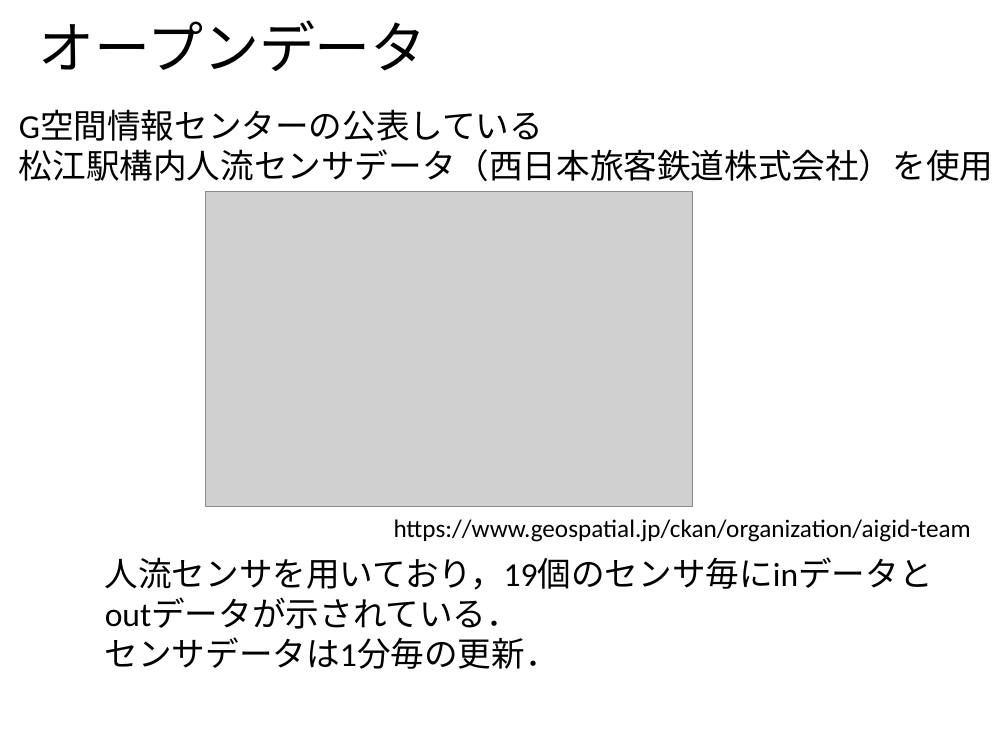
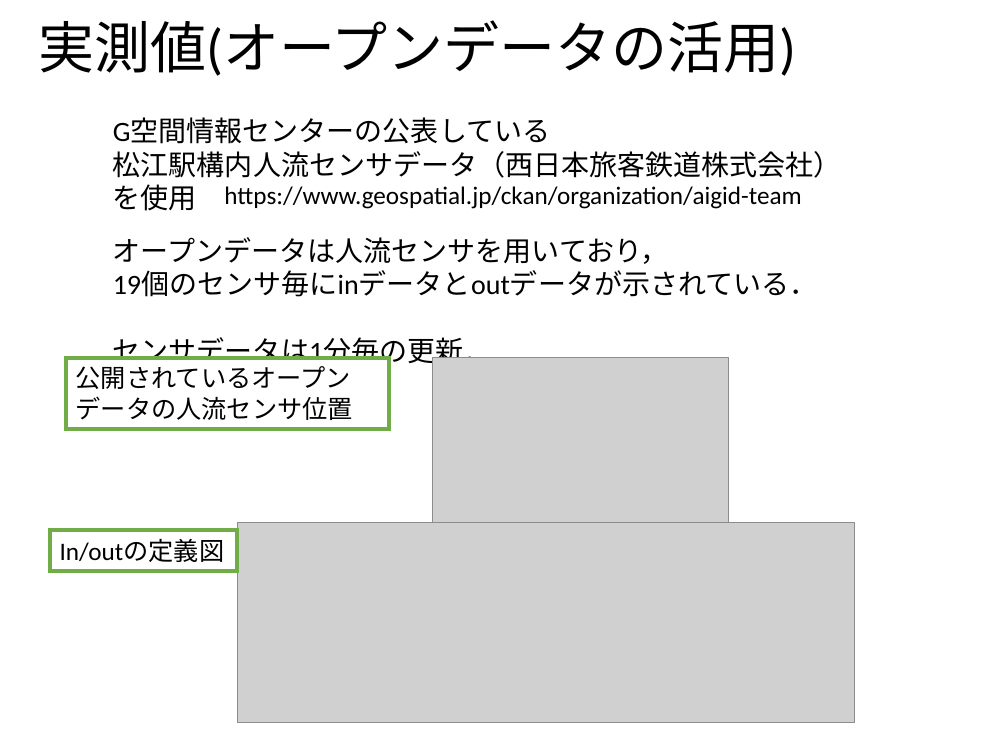
Before and after one commit to ao-megane/LplcOpenDataConverter, a slide deck: slide 9 of LplcOpenDataConverter/LplcOpenDataConverter/プレゼン/多地点カメラを用いた見守りサービスにおける第三者のプライバシデータ流出比の定量評価.pptx (slide 11 before the commit). Drawn at 1008x756 pixels with LibreOffice and Linux fonts; fonts in the diff are those of the drawing; grey boxes stand for pictures; background and template pictures are left out. Boxes give left, top, right and bottom in pixels: in the first picture for what was removed or moved away, otherwise in the second. Text is boxed around its words. In the diff, an @@ line names an element or a change of style, - is before the commit and + after.

```diff
--- a/LplcOpenDataConverter/LplcOpenDataConverter/プレゼン/多地点カメラを用いた見守りサービスにおける第三者のプライバシデータ流出比の定量評価.pptx
+++ b/LplcOpenDataConverter/LplcOpenDataConverter/プレゼン/多地点カメラを用いた見守りサービスにおける第三者のプライバシデータ流出比の定量評価.pptx
@@ title at <box>39,20,797,76</box>: text changed @@
-オープンデータ
+実測値(オープンデータの活用)
@@ text at <box>113,118,842,211</box>: text changed; size 24 to 20 pt @@
-G空間情報センターの公表している
-松江駅構内人流センサデータ（西日本旅客鉄道株式会社）を使用
+G空間情報センターの公表している
+松江駅構内人流センサデータ（西日本旅客鉄道株式会社）
+を使用
@@ text "https://www.geospatial.jp/ckan/organization/aigid-team": place and size @@
-text "https://www.geospatial.jp/ckan/organization/aigid-team" at <box>394,519,971,542</box>
+text "https://www.geospatial.jp/ckan/organization/aigid-team" at <box>224,186,801,209</box>
@@ picture removed at <box>206,192,691,507</box> @@
@@ text at <box>113,237,818,369</box>: text changed; size 24 to 20 pt @@
-人流センサを用いており，19個のセンサ毎にinデータとoutデータが示されている．
-センサデータは1分毎の更新．
+オープンデータは人流センサを用いており，
+19個のセンサ毎にinデータとoutデータが示されている．
+センサデータは1分毎の更新．
@@ rectangle added at <box>66,358,388,429</box>, fill #FFFFFF, outline #70AD47 3 pt, 18 pt, text #000000 @@
+公開されているオープンデータの人流センサ位置
@@ picture added at <box>432,358,728,522</box> @@
@@ rectangle added at <box>49,530,237,571</box>, fill #FFFFFF, outline #70AD47 3 pt, 18 pt, text #000000 @@
+In/outの定義図
@@ picture added at <box>237,522,855,723</box> @@
```
Also in this commit, not shown: 18 other slides changed, 5 slides added, 1 slide removed.
